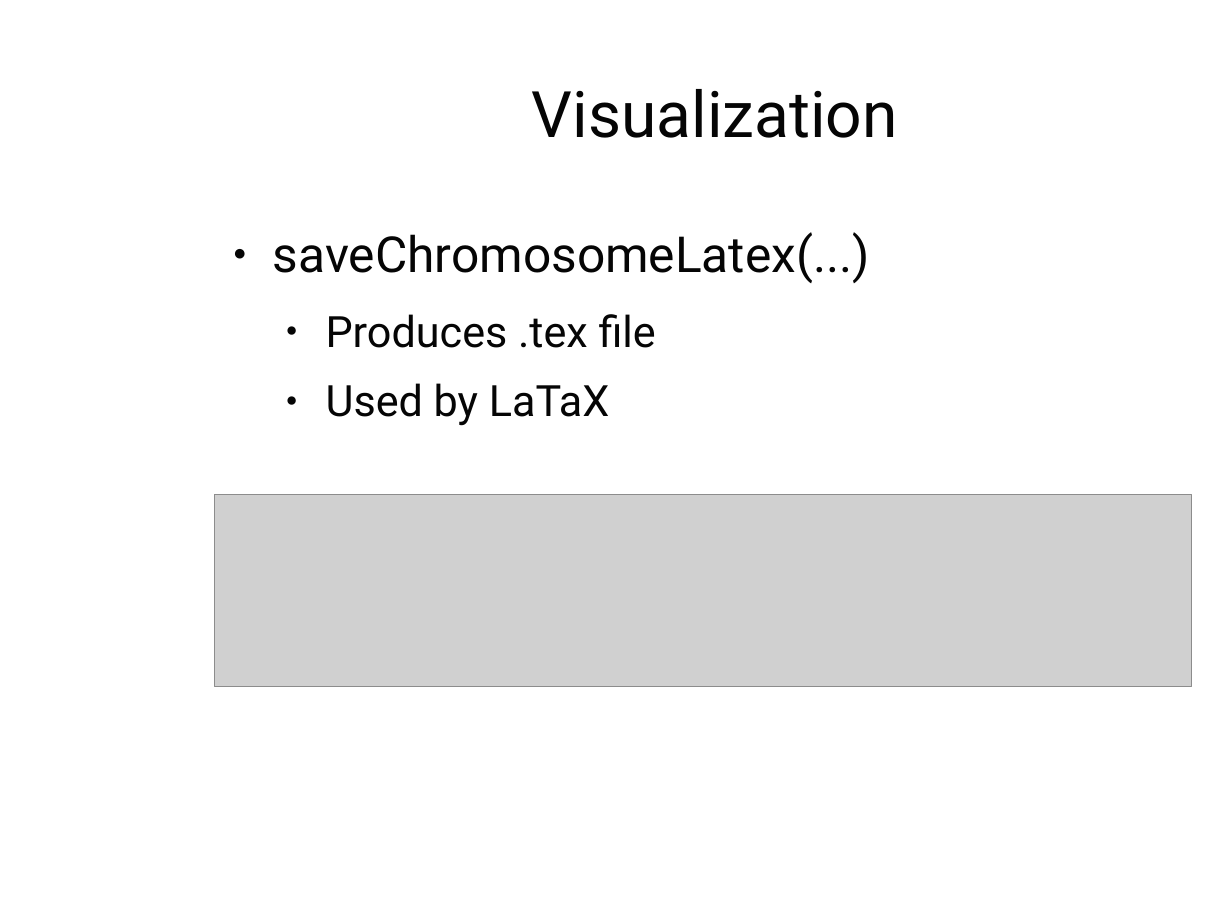
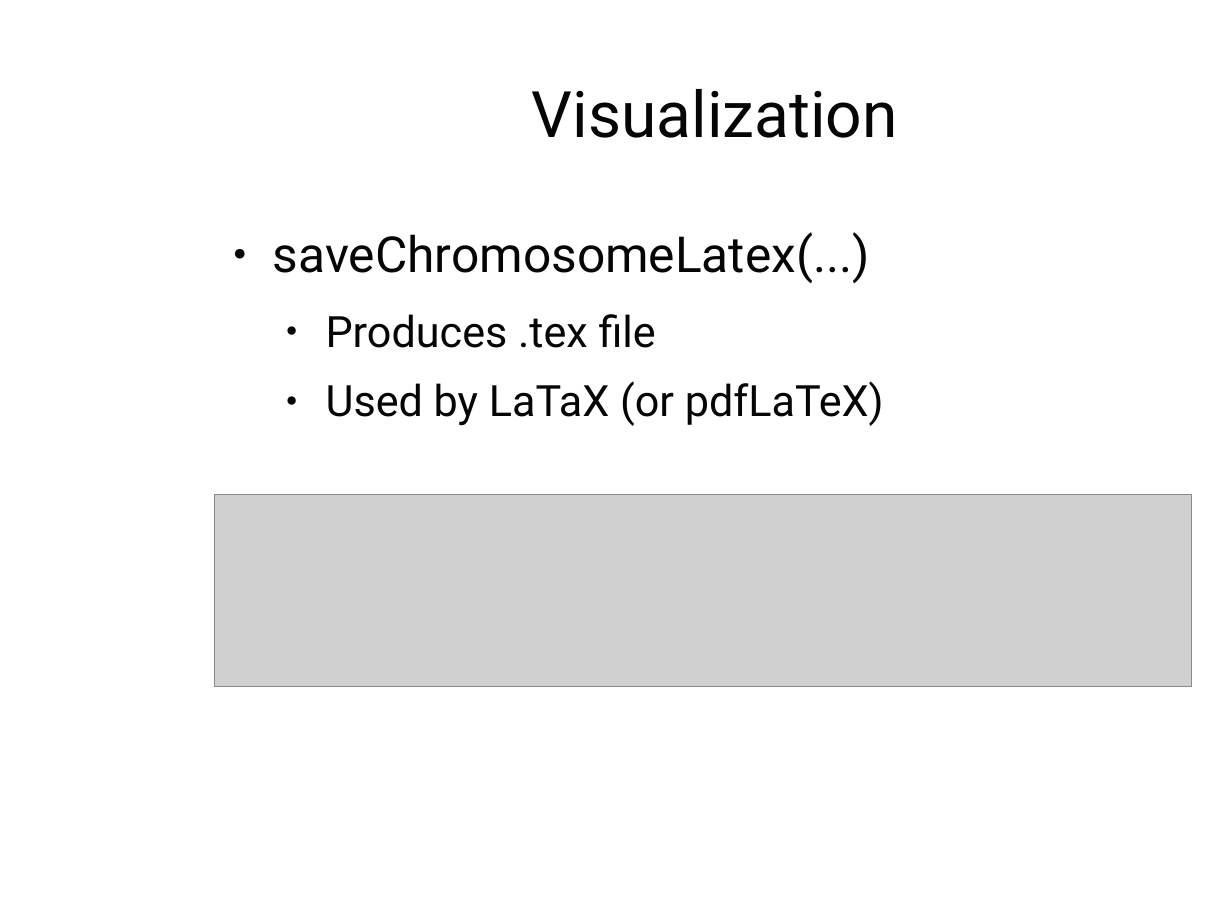
Before and after one commit to AndrewJamesTurner/CGP-Library, a slide deck: slide 15 of presentation/introduction.odp. Drawn at 1232x924 pixels with LibreOffice and Linux fonts; fonts in the diff are those of the drawing; grey boxes stand for pictures; background and template pictures are left out. Boxes give left, top, right and bottom in pixels: in the first picture for what was removed or moved away, otherwise in the second. Text is boxed around its words. In the diff, an @@ line names an element or a change of style, - is before the commit and + after.

```diff
--- a/presentation/introduction.odp
+++ b/presentation/introduction.odp
@@ text at (326,381,884,426): text changed @@
-  ● Used by LaTaX
+  ● Used by LaTaX (or pdfLaTeX)
```
Also in this commit, not shown: 3 other slides changed, 10 other files.
